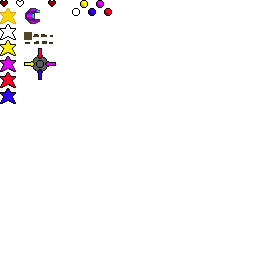
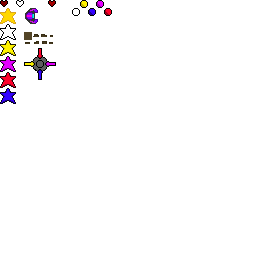
Layer changes from the first w=256, h=256 image to the second:
painted on "player_1" over [37, 9, 40, 23]
